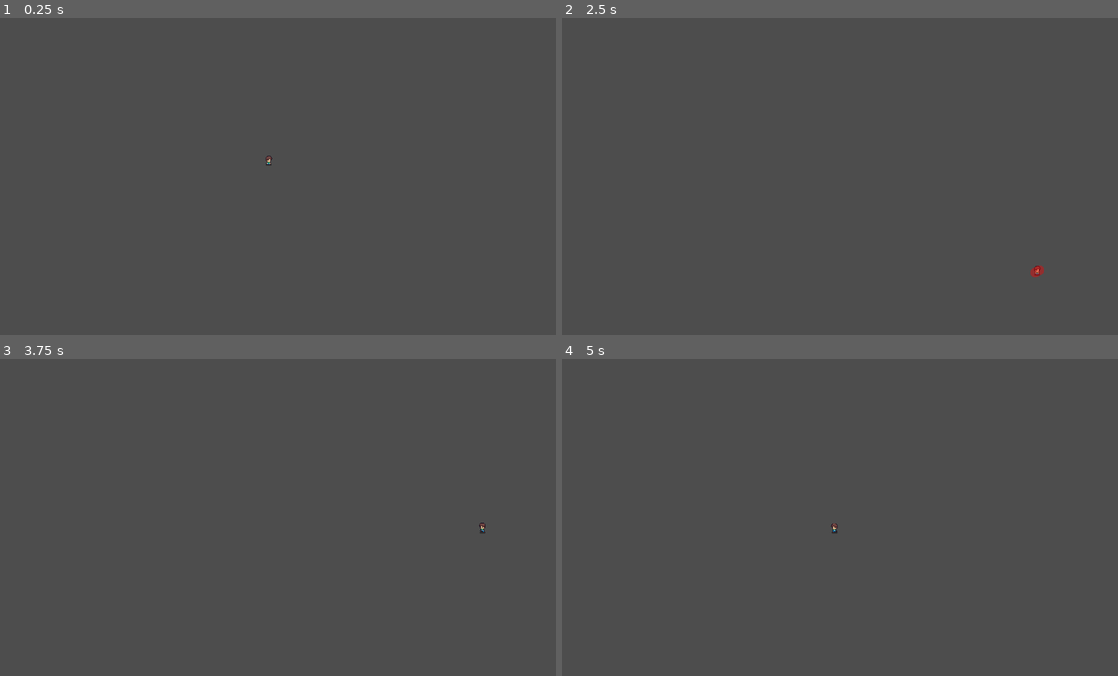
Above: before the commit, frames 1-4 (two rows, left to right).
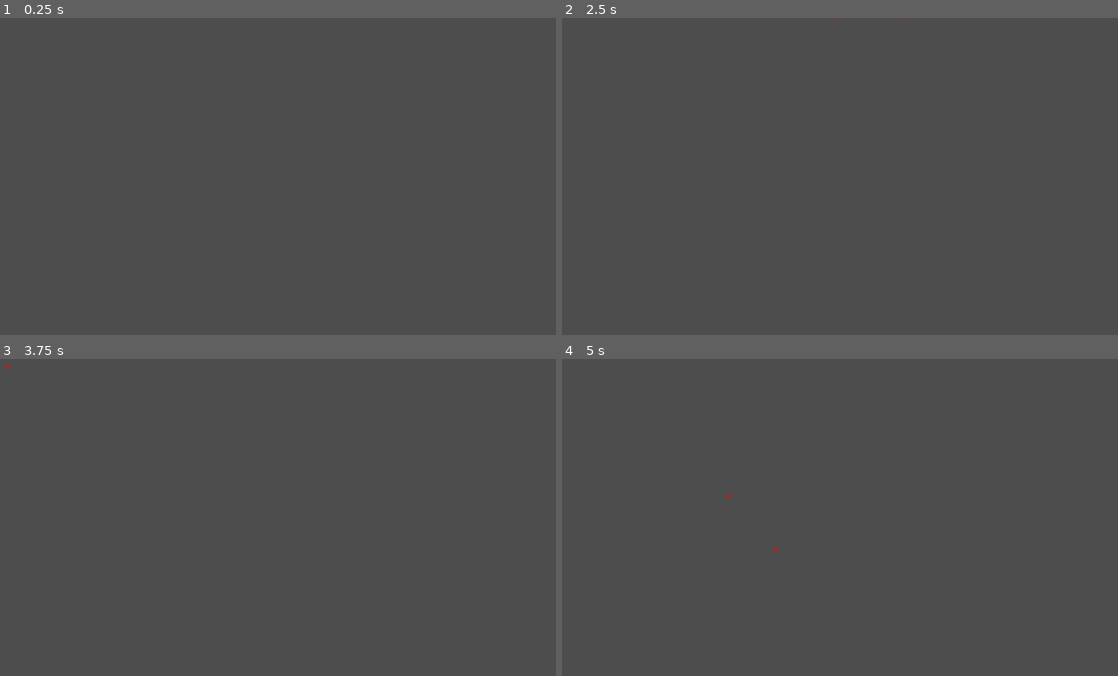
Above: after the commit, the same moments.

Repository: MuriloGurski/TowerofArcannon
Game: Godot game, scene res://main.tscn
Same seed, same stepped clock (60 frames per second), same inputs: the game is played once before the commit and once after it.
Inputs (mouse positions are in pixels of both pictures, inside the frame that each line leads up to):
- Up to frame 1 (0.25 s): no input
- Up to frame 2 (2.5 s): tap Enter at 0.5 s; move the mouse to (967, 160) at 0.52 s; hold D (right) 0.53-1.28 s; click (967, 160) at 0.6 s; tap Space (dodge) at 0.8, 1.25, 1.35 s; move the mouse to (728, 192) at 1.27 s; hold S (down) 1.28-2.03 s; right-click (728, 192) at 1.55 s; move the mouse to (901, 106) at 2.02 s; hold D (right) from 2.03 s (still down); right-click (901, 106) at 2.1 s; tap R (special) at 2.3 s
- Up to frame 3 (3.75 s): move the mouse to (255, 580) at 2.77 s; release D (right) at 2.78 s; hold W (up) 2.78-3.53 s; tap R (special) at 2.85 s; click (255, 580) at 3.05 s; move the mouse to (450, 565) at 3.52 s; hold A (left) from 3.53 s (still down); click (450, 565) at 3.6 s
- Up to frame 4 (5 s): keep holding A (left); tap Space (dodge) at 3.8, 4.35 s; tap Enter at 4.25 s; move the mouse to (673, 469) at 4.27 s; right-click (673, 469) at 4.55 s

The runs differ from the first frame. In frame 1, less than 0.1% of the frame differs, in the area x 47-49%, y 43-47%; in frame 2, less than 0.1%, in the area x 49-87%, y 0-82%; in frame 3, less than 0.1%; in frame 4, less than 0.1%.
Error after the commit: Invalid call. Nonexistent function 'use' in base 'Nil'. (res://player/player.gd:49)

Commit message:
Implemented basic projectile attack

Diff:
--- /dev/null
+++ b/abilities/projectile.gd
@@ -0,0 +1,47 @@
+extends Area2D
+
+var direction: Vector2 = Vector2.RIGHT
+var speed: float = 500.0
+var active_time: float = 1.0
+
+var hit_targets: Array[Node] = []
+
+func setup(
+		shape: Shape2D,
+		projectile_position: Vector2,
+		angle: float,
+		projectile_speed: float,
+		lifetime: float
+	) -> void:
+
+	var collision := CollisionShape2D.new()
+	collision.shape = shape
+	add_child(collision)
+
+	position = projectile_position
+	rotation = angle
+
+	direction = Vector2.RIGHT.rotated(angle)
+	speed = projectile_speed
+	active_time = lifetime
+	var timer := get_tree().create_timer(active_time)
+	timer.timeout.connect(queue_free)
+
+	body_entered.connect(_on_body_entered)
+
+func _ready() -> void:
+	pass
+
+func _physics_process(delta: float) -> void:
+	position += direction * speed * delta
+
+func _on_body_entered(body: Node2D) -> void:
+	if body in hit_targets:
+		return
+
+	hit_targets.append(body)
+
+	# Apply damage or trigger your hit logic here.
+
+func _on_lifetime_timeout() -> void:
+	queue_free()
--- /dev/null
+++ b/abilities/spells/dark_sorcerer/magic_missile.gd
@@ -0,0 +1,20 @@
+extends Ability
+
+@export var is_projectile : bool
+
+@export var damage := 500.0
+@export var cast_time := 0.5
+@export var active_time := 6
+@export var speed_multiplier := 0.2
+@export var projectile_speed := 3
+@export var projectile_count := 0
+
+@export var hitbox_shape : Shape2D
+@export var hitbox_offset := 0.2
+
+
+
+func use(controller):
+	controller.start_attack(self)
+	controller.start_primary_cooldown(cooldown)
+	controller.play_animation(animation_id, controller.last_direction)
--- /dev/null
+++ b/abilities/spells/dark_sorcerer/magic_missile.tres
@@ -0,0 +1,19 @@
+[gd_resource type="Resource" format=3 uid="uid://cphsaodcvcahs"]
+
+[ext_resource type="Script" uid="uid://dk8wvdp2wr4rn" path="res://abilities/spells/dark_sorcerer/magic_missile.gd" id="1_3mloe"]
+
+[sub_resource type="CapsuleShape2D" id="CapsuleShape2D_3mloe"]
+radius = 4.0
+height = 12.0
+
+[resource]
+script = ExtResource("1_3mloe")
+is_projectile = true
+cast_time = 0.3
+projectile_speed = 450
+projectile_count = 6
+hitbox_shape = SubResource("CapsuleShape2D_3mloe")
+ability_name = "Magic Missile"
+cooldown = 2.0
+animation_id = 2
+metadata/_custom_type_script = "uid://bv6p1pqodmcsg"
--- a/assets/sprites/player/generic_hero_sprites.tres
+++ b/assets/sprites/player/generic_hero_sprites.tres
@@ -82,7 +82,7 @@
 "duration": 1.0,
 "texture": SubResource("AtlasTexture_ewvdw")
 }],
-"loop": true,
+"loop": 1,
 "name": &"attack",
 "speed": 5.0
 }, {
@@ -96,7 +96,7 @@
 "duration": 1.0,
 "texture": SubResource("AtlasTexture_3hxyy")
 }],
-"loop": true,
+"loop": 1,
 "name": &"dodge",
 "speed": 5.0
 }, {
@@ -119,7 +119,7 @@
 "duration": 1.0,
 "texture": SubResource("AtlasTexture_olyxj")
 }],
-"loop": true,
+"loop": 1,
 "name": &"idle",
 "speed": 5.0
 }, {
@@ -142,7 +142,7 @@
 "duration": 1.0,
 "texture": SubResource("AtlasTexture_jjdhm")
 }],
-"loop": true,
+"loop": 1,
 "name": &"run",
 "speed": 5.0
 }]
--- /dev/null
+++ b/heroes/definitions/dark_sorcerer.tres
@@ -0,0 +1,10 @@
+[gd_resource type="Resource" script_class="Hero" format=3 uid="uid://dwja0q7onsus4"]
+
+[ext_resource type="Script" uid="uid://c58fge2awg4ww" path="res://heroes/generic_hero.gd" id="1_0byvs"]
+[ext_resource type="Resource" uid="uid://cphsaodcvcahs" path="res://abilities/spells/dark_sorcerer/magic_missile.tres" id="1_ygld2"]
+
+[resource]
+script = ExtResource("1_0byvs")
+hero_name = "Dark Sorcerer"
+attack_ability = ExtResource("1_ygld2")
+metadata/_custom_type_script = "uid://c58fge2awg4ww"
--- a/player/player.gd
+++ b/player/player.gd
@@ -4,6 +4,7 @@
 var dash_timer: float = 0
 var dash_speed: float = 0
 var iframes : float = 0.0
+var primary_cooldown : float = 0.0
 var special_cooldown : float = 0.0
 var mobility_cooldown : float = 0.0
 var secondary_cooldown : float = 0.0
@@ -40,7 +41,8 @@
 		move_and_slide()
 		return
 
-	if Input.is_action_just_pressed("attack") and can_use_attack():
+	if Input.is_action_just_pressed("attack") and can_use_primary():
+		print("using primary")
 		hero.attack_ability.use(self)
 
 	if Input.is_action_just_pressed("dodge") and can_use_mobility():
@@ -104,11 +106,23 @@
 		current_state = State.IDLE
 	if current_state == State.DODGE:
 		current_state = State.IDLE
+
+#----------------------------------------#
+#	     		  CAST			 		 #
+#----------------------------------------#
+func start_duration_cast_attack_spell(spell : Ability) -> void:
+	current_state = State.CAST
+
+	finish_cast()
+
+func finish_cast():
+	current_state = State.IDLE
 #----------------------------------------#
 #	     		 ATACAR			 		 #
 #----------------------------------------#
 
 func start_attack(attack : Ability)-> void:
+	print("start attack")
 	current_state = State.ATTACK
 	is_attacking = true
 	movement_multiplier = attack.speed_multiplier
@@ -116,7 +130,10 @@
 	var hitbox_position : Vector2 = attack_direction * attack.hitbox_offset
 
 	if attack.is_projectile:
-		pass
+		for projectile in attack.projectile_count:
+			await get_tree().create_timer(attack.cast_time).timeout
+			attack_direction = (get_global_mouse_position() - global_position).normalized()
+			create_projectile_hitbox(attack.hitbox_shape,hitbox_position,attack.active_time,attack_direction.angle(),attack.projectile_speed)
 	else:
 		await create_hitbox(attack.hitbox_shape,hitbox_position,attack.active_time,attack_direction.angle())
 
@@ -145,12 +162,6 @@
 	movement_multiplier = 1.0
 	is_attacking = false
 
-func can_use_attack() -> bool:
-	if is_attacking:
-		return false
-	else:
-		return true
-
 func create_hitbox(shape : Shape2D, hitbox_position : Vector2, active_time : float, angle : float):
 
 	var hitbox := Area2D.new()
@@ -175,7 +186,37 @@
 	await get_tree().create_timer(active_time).timeout
 	hitbox.queue_free()
 
-
+func create_projectile_hitbox(
+		shape: Shape2D,
+		hitbox_position: Vector2,
+		active_time: float,
+		angle: float,
+		projectile_speed: float
+	) -> void:
+
+	var projectile = Area2D.new()
+	projectile.set_script(preload("res://abilities/projectile.gd"))
+
+	get_tree().current_scene.add_child(projectile)
+
+	projectile.setup(
+	shape,
+	hitbox_position,
+	angle,
+	projectile_speed,
+	active_time
+	)
+	var visual = create_hitbox_visual(shape)
+	projectile.add_child(visual)
+
+func start_primary_cooldown(cooldown : float):
+	primary_cooldown = cooldown
+
+func can_use_primary() -> bool:
+	if primary_cooldown <= 0.0 and is_attacking == false:
+		return true
+	else:
+		return false
 #----------------------------------------#
 #	     		SPECIAL 			 	 #
 #----------------------------------------#
@@ -184,7 +225,7 @@
 	special_cooldown = cooldown
 
 func can_use_special() -> bool:
-	if special_cooldown < 0.0:
+	if special_cooldown <= 0.0:
 		return true
 	else:
 		return false
@@ -197,7 +238,7 @@
 	secondary_cooldown = cooldown
 
 func can_use_secondary() -> bool:
-	if secondary_cooldown < 0.0:
+	if secondary_cooldown <= 0.0:
 		return true
 	else:
 		return false
@@ -210,7 +251,7 @@
 	mobility_cooldown = cooldown
 
 func can_use_mobility() -> bool:
-	if mobility_cooldown < 0.0 and !is_dashing:
+	if mobility_cooldown <= 0.0 and is_dashing == false:
 		return true
 	else:
 		return false
@@ -313,7 +354,7 @@
 	special_cooldown -= delta
 	mobility_cooldown -= delta
 	secondary_cooldown -= delta
-
+	primary_cooldown -= delta
 
 func create_hitbox_visual(shape: Shape2D) -> Polygon2D:
 	# Debug visualization
--- a/player/player.tscn
+++ b/player/player.tscn
@@ -1,10 +1,10 @@
 [gd_scene format=3 uid="uid://k718qefrkdqq"]
 
 [ext_resource type="Script" uid="uid://pdvula03oo1" path="res://player/player.gd" id="1_rkbax"]
-[ext_resource type="Resource" uid="uid://b2qtwxwr11rnb" path="res://heroes/definitions/generic_hero.tres" id="2_g1dw6"]
+[ext_resource type="Resource" uid="uid://dwja0q7onsus4" path="res://heroes/definitions/dark_sorcerer.tres" id="2_rkbax"]
 
 [node name="Player" type="CharacterBody2D" unique_id=966591663]
 script = ExtResource("1_rkbax")
-hero = ExtResource("2_g1dw6")
+hero = ExtResource("2_rkbax")
 
 [node name="AnimatedSprite2D" type="AnimatedSprite2D" parent="." unique_id=1715573463]
Not shown, added: abilities/projectile.gd.uid
Not shown, added: abilities/spells/dark_sorcerer/magic_missile.gd.uid
